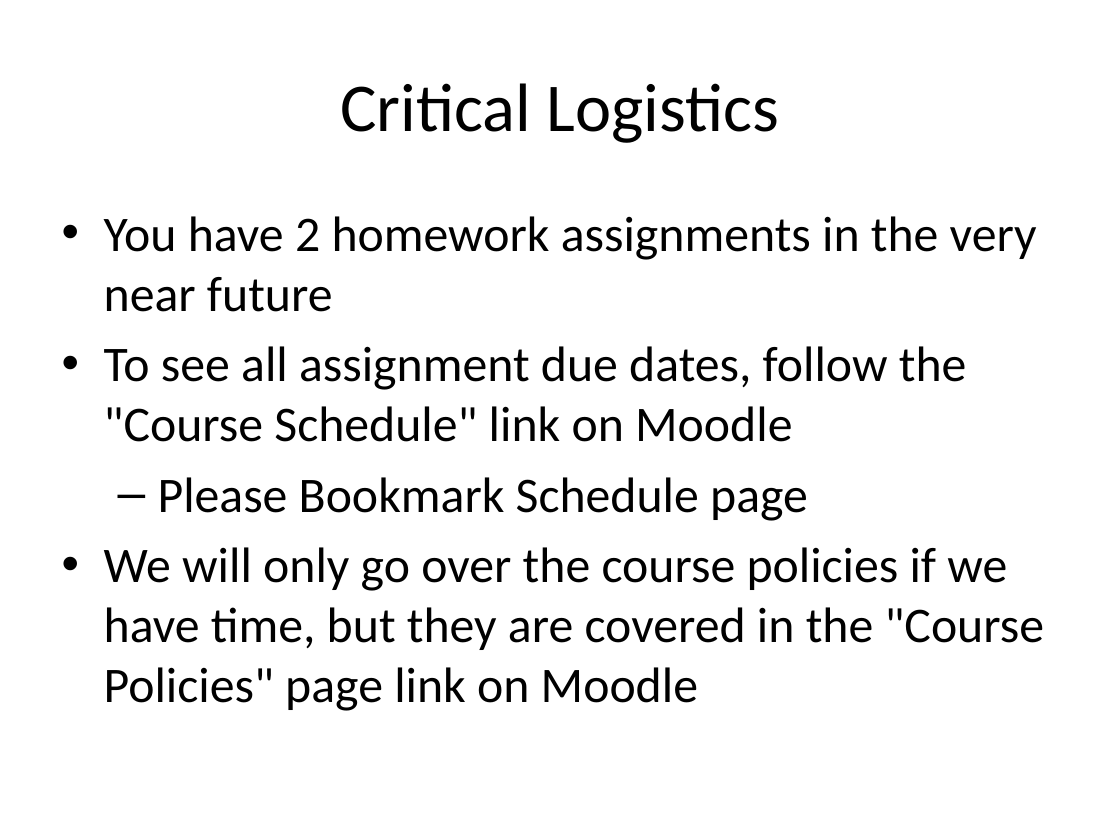
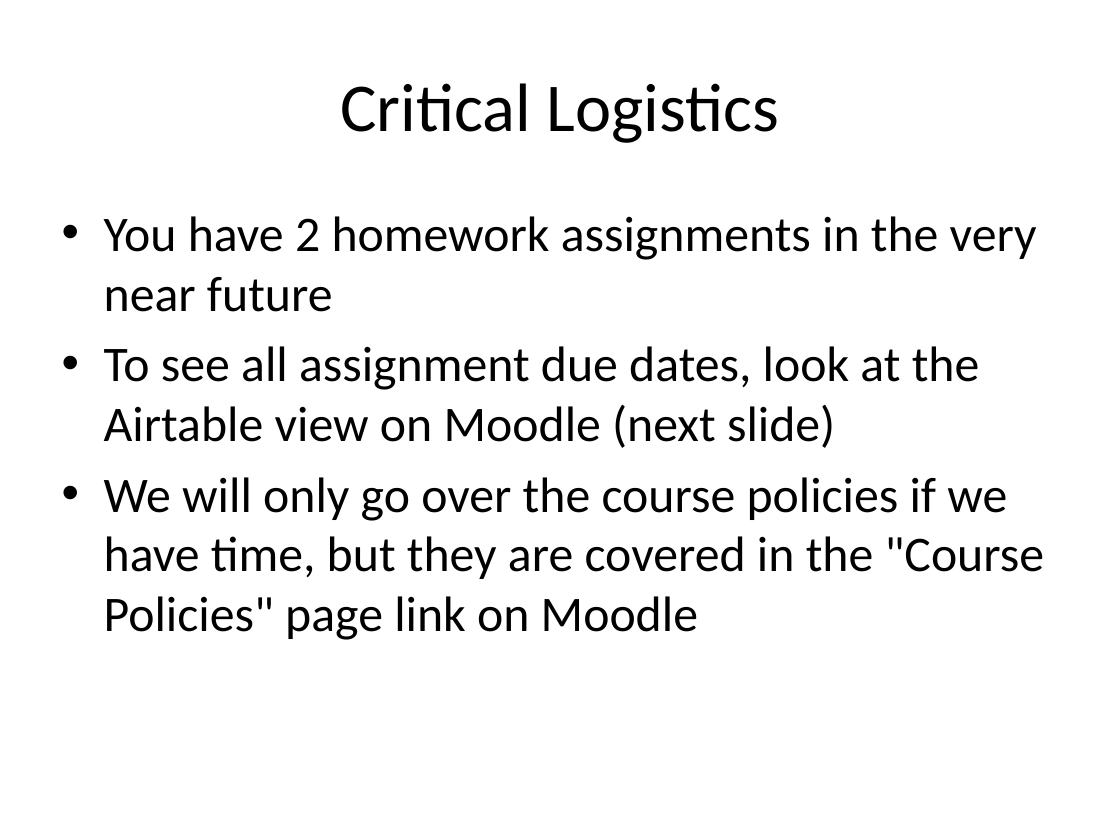
Before and after one commit to RHIT-CSSE/csse220, a slide deck: slide 1 of ClassMaterials/JavaIntro/Slides/JavaIntro.pptx. Drawn at 1120x840 pixels with LibreOffice and Linux fonts; fonts in the diff are those of the drawing. Boxes give left, top, right and bottom in pixels: in the first picture for what was removed or moved away, otherwise in the second. Text is boxed around its words. In the diff, an @@ line names an element or a change of style, - is before the commit and + after.

```diff
--- a/ClassMaterials/JavaIntro/Slides/JavaIntro.pptx
+++ b/ClassMaterials/JavaIntro/Slides/JavaIntro.pptx
@@ text at [104, 346, 980, 448]: text changed @@
-• To see all assignment due dates, follow the "Course Schedule" link on Moodle
-  – Please Bookmark Schedule page
+• To see all assignment due dates, look at the Airtable view on Moodle (next slide)
```
Also in this commit, not shown: 9 other slides changed, 2 slides added, 45 other files.
